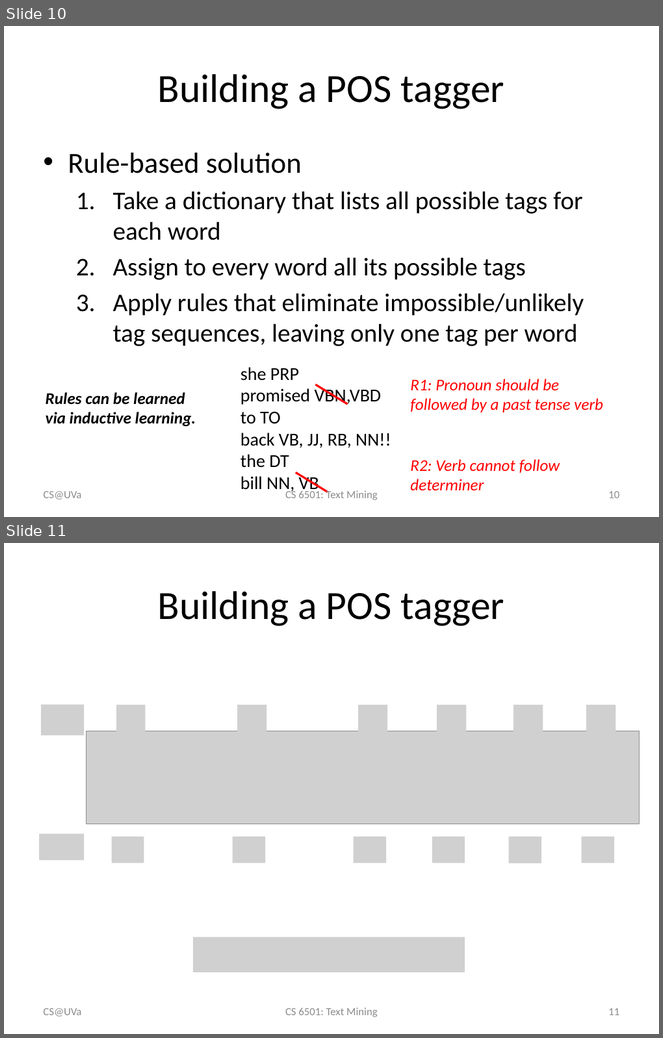
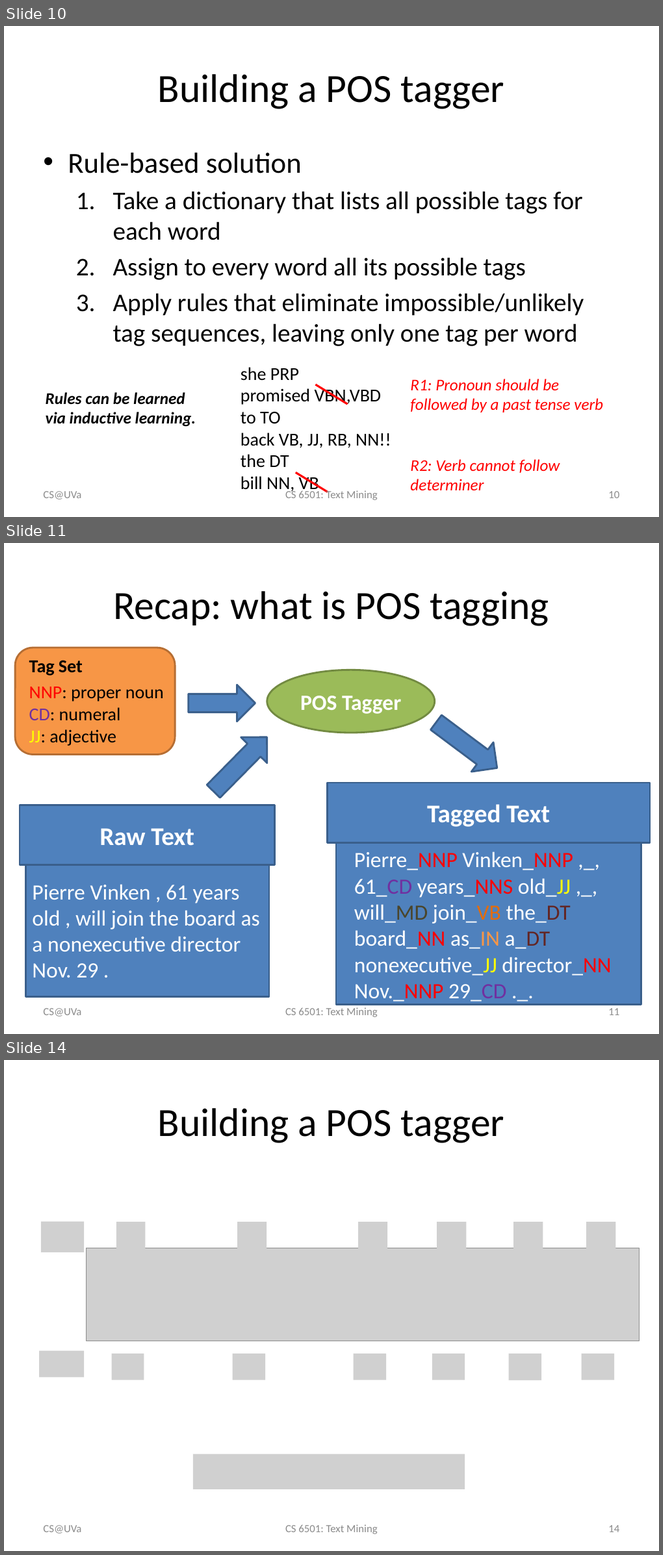
Before and after one commit to wang296/CS6501-Text-Mining, a slide deck: docs/POSTagging-SequenceLabeling.pptx. Shown one above the other, each under a label of ours: slides 10 and 11 before the commit, slides 10, 11 and 14 after it; the slides between them are not shown. The pictures are 663x1038 and 663x1555 pixels, drawn with LibreOffice and Linux fonts; fonts in the diff are those of the drawing; grey boxes stand for pictures. Boxes give left, top, right and bottom in pixels: in the first picture for what was removed or moved away, otherwise in the second. Text is boxed around its words. In the diff, an @@ line names an element or a change of style, - is before the commit and + after.

```diff
--- a/docs/POSTagging-SequenceLabeling.pptx
+++ b/docs/POSTagging-SequenceLabeling.pptx
@@ slide 11 added at box(4, 543, 659, 1034), background #FFFFFF @@
@@ title added at box(113, 591, 549, 626), 44 pt, text #000000 @@
+Recap: what is POS tagging
@@ ellipse added at box(267, 670, 435, 733), fill #9BBB59, outline #738A42 2 pt, 24 pt, text #FFFFFF, bold @@
+POS Tagger
@@ group added at box(15, 648, 256, 755): 2 texts, 1 rounded rectangle, 1 down arrow @@
+Tag Set
+NNP: proper noun
+CD: numeral
+JJ: adjective
@@ down arrow added at box(425, 708, 508, 783), fill #4F81BD, outline #3A5F8C 2 pt @@
@@ down arrow added at box(201, 724, 280, 804), fill #4F81BD, outline #3A5F8C 2 pt @@
@@ rectangle added at box(327, 783, 650, 843), fill #4F81BD, outline #3A5F8C 2 pt, 28 pt, text #FFFFFF, bold @@
+Tagged Text
@@ rectangle added at box(20, 805, 274, 865), fill #4F81BD, outline #3A5F8C 2 pt, 28 pt, text #FFFFFF, bold @@
+Raw Text
@@ rectangle added at box(25, 812, 269, 997), fill #4F81BD, outline #3A5F8C 2 pt @@
@@ rectangle added at box(336, 820, 641, 1005), fill #4F81BD, outline #3A5F8C 2 pt @@
@@ text added at box(354, 852, 611, 1005), 24 pt, text #FFFFFF @@
+Pierre_NNP Vinken_NNP ,_, 61_CD years_NNS old_JJ ,_, will_MD join_VB the_DT board_NN as_IN a_DT nonexecutive_JJ director_NN Nov._NNP 29_CD ._.
@@ text added at box(32, 884, 260, 978), 24 pt, text #FFFFFF @@
+Pierre Vinken , 61 years old , will join the board as a nonexecutive director Nov. 29 .
@@ text added at box(43, 1008, 81, 1017), 12 pt, text #8C8C8C @@
+CS@UVa
@@ text added at box(285, 1008, 378, 1017), 12 pt, text #8C8C8C @@
+CS 6501: Text Mining
@@ page number added at box(608, 1008, 620, 1016), 12 pt, text #8C8C8C @@
+11
@@ what was slide 11 is now slide 14 @@
@@ page number at box(608, 1525, 620, 1533): text changed @@
-11
+14
```
Also in this commit, not shown: 8 slides changed, 4 other slides added.
